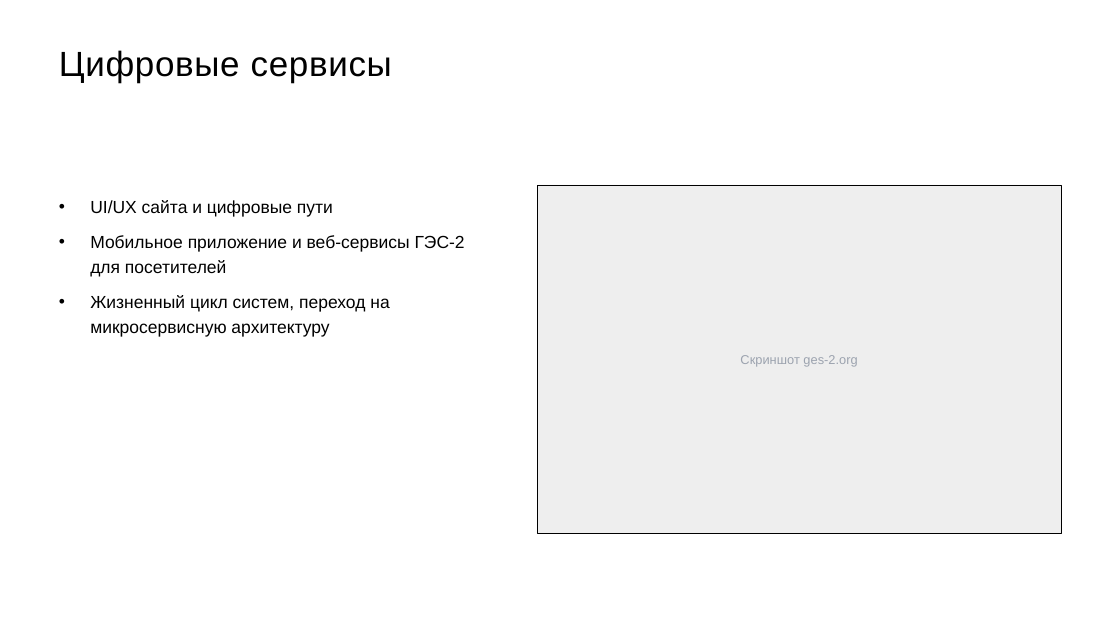
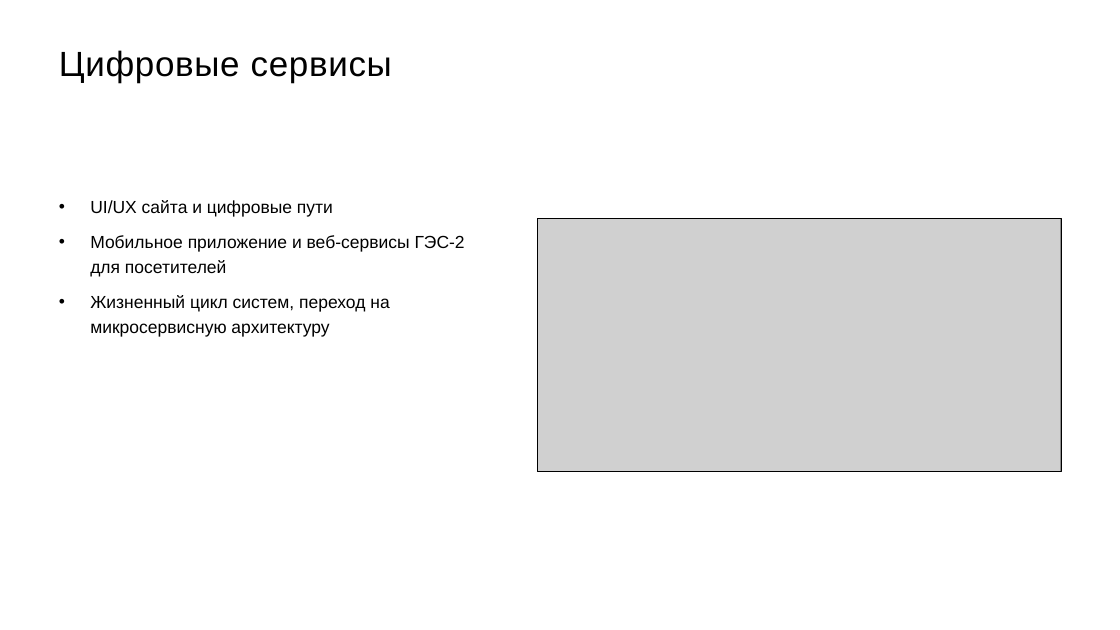
Before and after one commit to skrasin/ges-2, a slide deck: slide 9 of docs/strategy/ges2-service-cx-proposal.pptx. Drawn at 1120x630 pixels with LibreOffice and Linux fonts; fonts in the diff are those of the drawing; grey boxes stand for pictures. Boxes give left, top, right and bottom in pixels: in the first picture for what was removed or moved away, otherwise in the second. Text is boxed around its words. In the diff, an @@ line names an element or a change of style, - is before the commit and + after.

```diff
--- a/docs/strategy/ges2-service-cx-proposal.pptx
+++ b/docs/strategy/ges2-service-cx-proposal.pptx
@@ rectangle: place and size @@
-rectangle at (538, 185, 1061, 534)
+rectangle at (538, 218, 1061, 472)
@@ rectangle at (538, 218, 1061, 472): fill #EEEEEE to none @@
@@ picture added at (538, 218, 1061, 472) @@
@@ text removed at (740, 355, 857, 367) @@
-Скриншот ges-2.org
```
Also in this commit, not shown: 3 other files.
